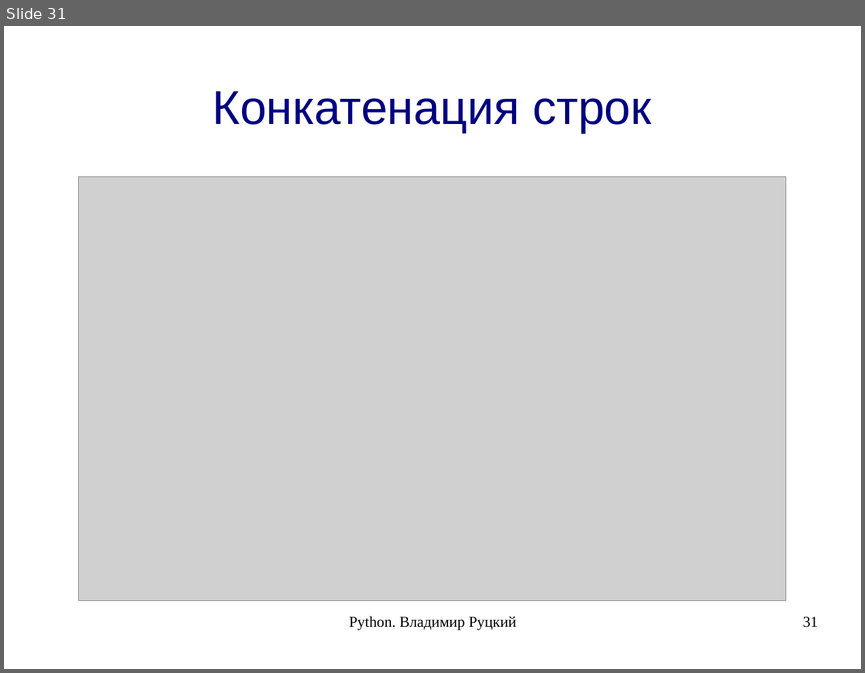
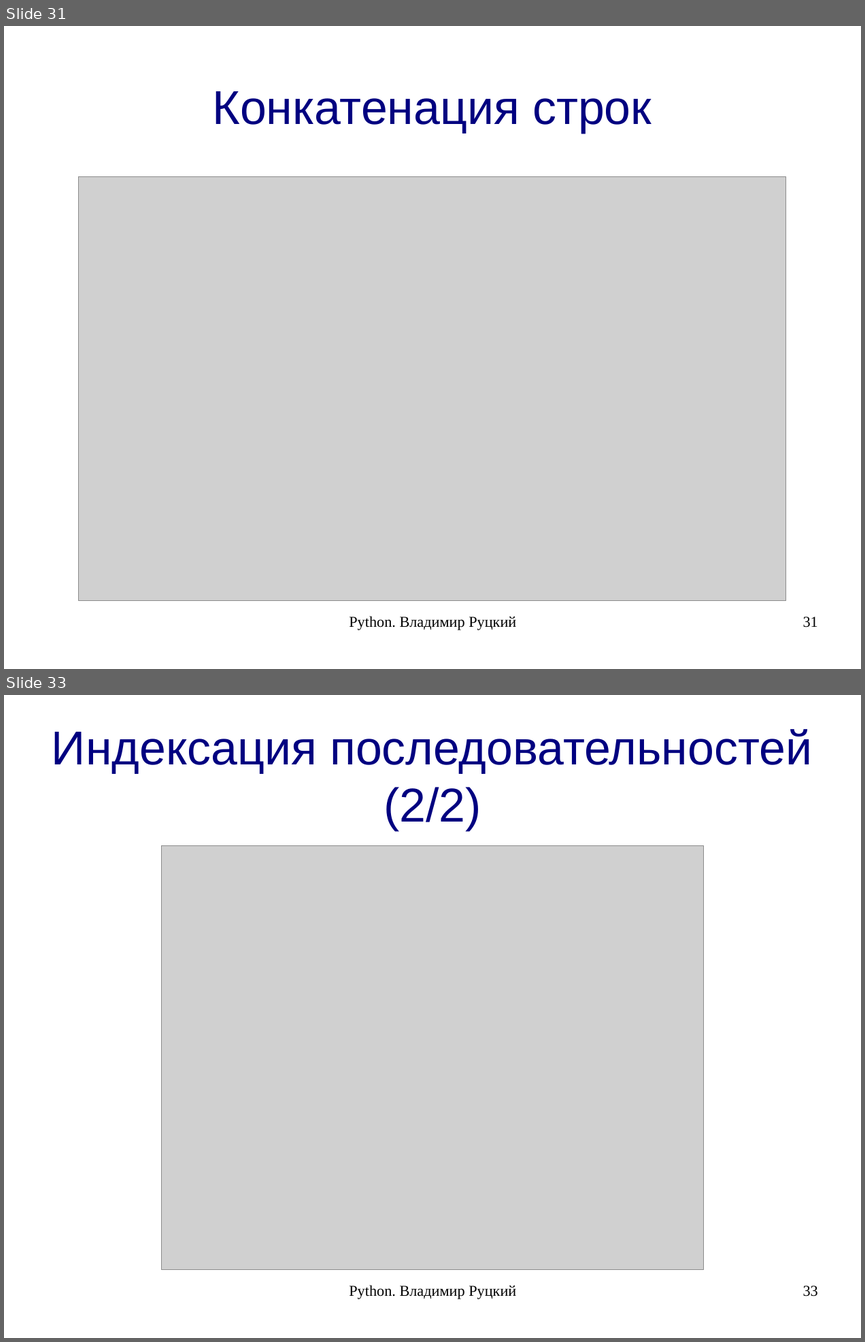
Before and after one commit to rutsky/python-course, a slide deck: 00_introduction.odp. Shown one above the other, each under a label of ours: slide 31 before the commit, slides 31 and 33 after it; the slides between them are not shown. The pictures are 865x673 and 865x1342 pixels, drawn with LibreOffice and Linux fonts; fonts in the diff are those of the drawing; grey boxes stand for pictures. Boxes give left, top, right and bottom in pixels: in the first picture for what was removed or moved away, otherwise in the second. Text is boxed around its words. In the diff, an @@ line names an element or a change of style, - is before the commit and + after.

Commit message:
WIP

```diff
--- a/00_introduction.odp
+++ b/00_introduction.odp
@@ slide 33 added at (x1=4, y1=695, x2=861, y2=1338), background #FFFFFF @@
@@ title added at (x1=52, y1=729, x2=812, y2=830), 44 pt, text #000080 @@
+Индексация последовательностей (2/2)
@@ picture added at (x1=161, y1=845, x2=703, y2=1270) @@
@@ text added at (x1=349, y1=1285, x2=516, y2=1299), 14 pt, text #000000 @@
+Python. Владимир Руцкий
@@ page number added at (x1=803, y1=1285, x2=818, y2=1296), 14 pt, text #000000 @@
+33
```
Also in this commit, not shown: 4 slides changed, 14 other slides added.
